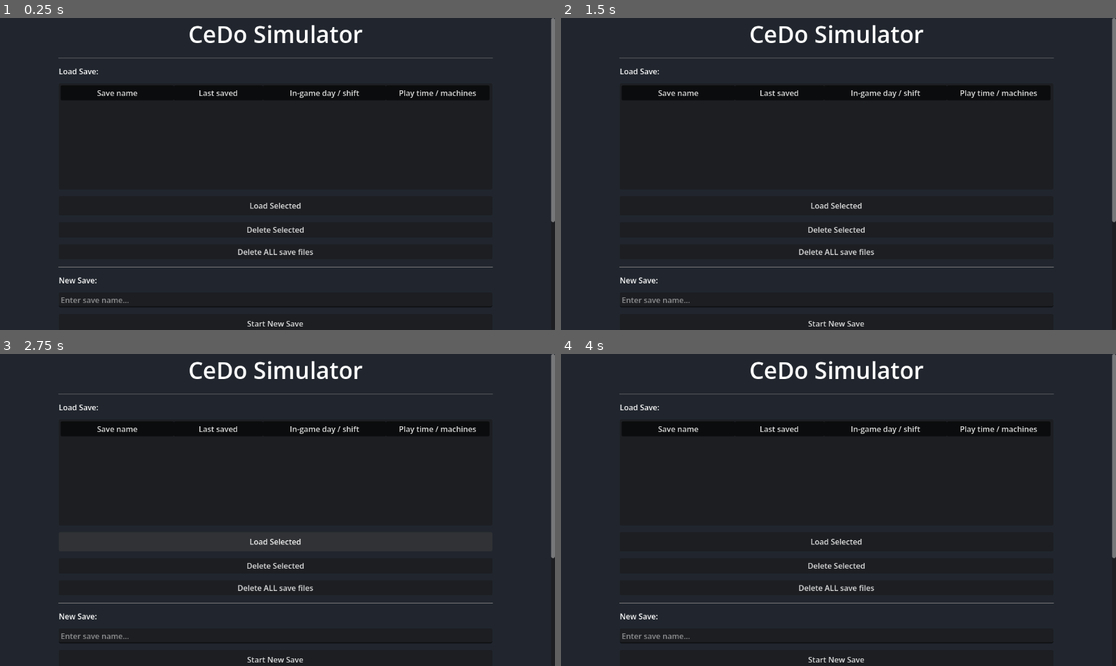
Above: before the commit, frames 1-4 (two rows, left to right).
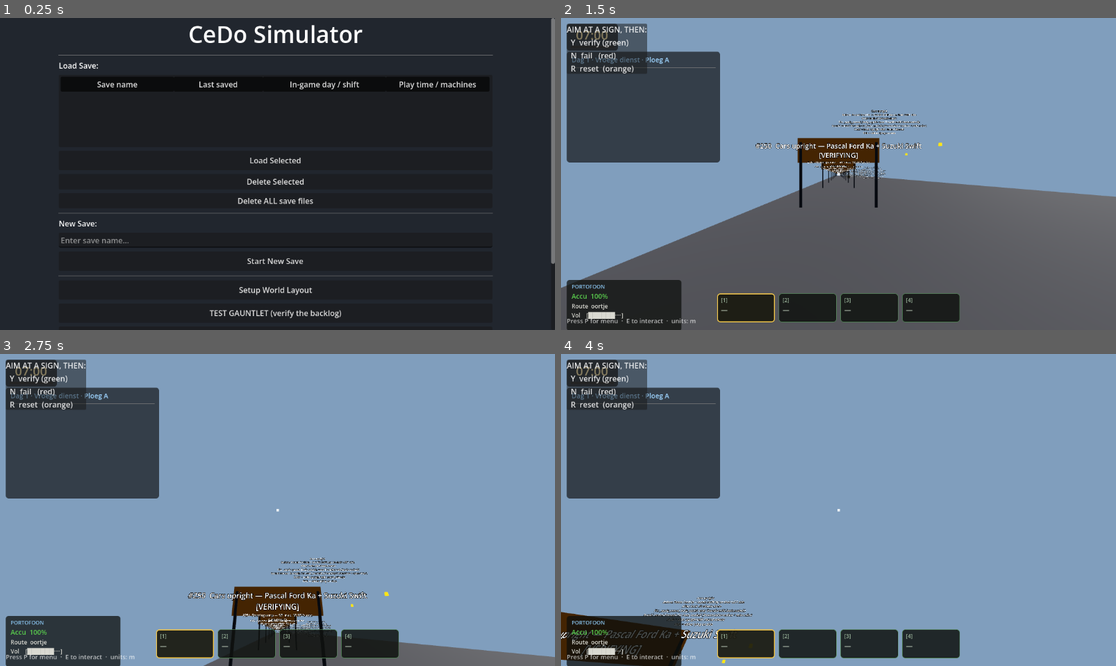
Above: after the commit, the same moments.

Repository: Apn0/CeDo-Sim
Game: Godot game, scene res://src/scenes/menus/main_menu/MainMenu.tscn
Same seed, same stepped clock (60 frames per second), same inputs: the game is played once before the commit and once after it.
Inputs (mouse positions are in pixels of both pictures, inside the frame that each line leads up to):
- Up to frame 1 (0.25 s): no input
- Up to frame 2 (1.5 s): click (838, 289) at 0.5 s, where only the run after the commit has a clickable "Setup World Layout"; click (838, 314) at 1.25 s, where only the run after the commit has a clickable "TEST GAUNTLET (verify the bac…"
- Up to frame 3 (2.75 s): click (277, 541) at 2 s, where only the run before the commit has a clickable "Load Selected"
- Up to frame 4 (4 s): click (838, 659) at 2.75 s, where only the run before the commit has a clickable "Start New Save"; move the mouse to (960, 494) at 3.52 s; hold D (move_right) from 3.53 s (still down); hold X (build_delete) from 3.53 s (still down); click (960, 494) at 3.67 s

The runs differ from the first frame. In frame 1, 5.1% of the frame differs, in the area x 10-100%, y 11-99%; in frame 2, 92%; in frame 3, 93%; in frame 4, 94%, in the area x 0-100%, y 0-100%.

Commit message:
Main menu: bottom buttons unclickable again - compact column + real clipping
The button column had grown to 997 px; in a windowed screen the bottom
buttons (Macro sandbox / Feature tester / Line dragger) extended past the
ScrollContainer viewport. With clip_contents=false they still RENDERED
but the ScrollContainer does not route input outside its rect - reads as
an invisible click-eating overlay. Fixes: separation 14->8, SaveList
220->150 (column now 825 px, fits any window >= ~870 px), and
clip_contents=true so any future overflow clips + scrolls instead of
ghost-rendering. tests/dump_menu_controls.gd added as a layout-debug tool.

Co-Authored-By: Claude Fable 5 <noreply@anthropic.com>

Diff:
--- a/src/scenes/menus/main_menu/MainMenu.tscn
+++ b/src/scenes/menus/main_menu/MainMenu.tscn
@@ -30,7 +30,7 @@
 grow_vertical = 2
 horizontal_scroll_mode = 0
 vertical_scroll_mode = 1
-clip_contents = false
+clip_contents = true
 
 [node name="Centerer" type="HBoxContainer" parent="ScrollContainer" unique_id=990293644]
 layout_mode = 2
@@ -48,7 +48,7 @@
 size_flags_vertical = 0
 custom_minimum_size = Vector2(900, 0)
 alignment = 0
-theme_override_constants/separation = 14
+theme_override_constants/separation = 8
 
 [node name="Label" type="Label" parent="ScrollContainer/Centerer/Wrapper" unique_id=210645557]
 layout_mode = 2
@@ -64,7 +64,7 @@
 text = "Load Save:"
 
 [node name="SaveList" type="Tree" parent="ScrollContainer/Centerer/Wrapper" unique_id=923971669]
-custom_minimum_size = Vector2(880, 220)
+custom_minimum_size = Vector2(880, 150)
 layout_mode = 2
 columns = 4
 column_titles_visible = true
--- /dev/null
+++ b/tests/dump_menu_controls.gd
@@ -0,0 +1,56 @@
+extends SceneTree
+## Debug: instantiate the main menu headless and print every Control whose
+## rect overlaps the dynamic button column, with its mouse_filter. Finds the
+## "invisible overlay eats clicks on Macro sandbox / Feature tester" blocker.
+
+func _initialize() -> void:
+	root.size = Vector2i(1920, 1040)   # ~1080p windowed (minus decorations)
+	var ps := load("res://src/scenes/menus/main_menu/MainMenu.tscn") as PackedScene
+	var menu := ps.instantiate()
+	root.add_child(menu)
+	await process_frame
+	await process_frame
+	await process_frame
+	# Find the two victim buttons.
+	var victims : Array = []
+	_collect(menu, victims)
+	var targets : Array = []
+	for c in victims:
+		if c is Button and (c.text == "Macro sandbox" or c.text == "Feature tester"):
+			targets.append(c)
+	print("window size: %s" % str(root.size))
+	print("MainMenu root rect=%s anchors RTLB=%.2f/%.2f/%.2f/%.2f offsets=%s" % [
+		(menu as Control).get_global_rect(),
+		(menu as Control).anchor_right, (menu as Control).anchor_top,
+		(menu as Control).anchor_left, (menu as Control).anchor_bottom,
+		str([(menu as Control).offset_left, (menu as Control).offset_top,
+			(menu as Control).offset_right, (menu as Control).offset_bottom])])
+	for ch in menu.get_children():
+		if ch is Control:
+			print("child %-24s rect=%s vis=%s" % [ch.name, ch.get_global_rect(), ch.visible])
+	for key in ["ScrollContainer", "ScrollContainer/Centerer",
+			"ScrollContainer/Centerer/LeftSpacer", "ScrollContainer/Centerer/Wrapper",
+			"ScrollContainer/Centerer/Wrapper/SaveList"]:
+		var node := menu.get_node_or_null(NodePath(key)) as Control
+		if node != null:
+			print("%-45s rect=%s min=%s" % [key, node.get_global_rect(), node.get_combined_minimum_size()])
+	var sc := menu.get_node_or_null(^"ScrollContainer") as ScrollContainer
+	if sc != null:
+		print("scroll h=%d v=%d" % [sc.scroll_horizontal, sc.scroll_vertical])
+	for b in targets:
+		var r : Rect2 = b.get_global_rect()
+		var center : Vector2 = r.get_center()
+		print("\n=== '%s' rect=%s visible=%s ===" % [b.text, r, b.is_visible_in_tree()])
+		for c in victims:
+			var ctl := c as Control
+			if ctl == null or not ctl.is_visible_in_tree():
+				continue
+			if ctl.get_global_rect().has_point(center) and ctl != b and not ctl.is_ancestor_of(b):
+				print("  overlaps: %-50s filter=%d rect=%s" % [ctl.get_path(), ctl.mouse_filter, ctl.get_global_rect()])
+	quit()
+
+func _collect(n: Node, out: Array) -> void:
+	if n is Control:
+		out.append(n)
+	for c in n.get_children():
+		_collect(c, out)
